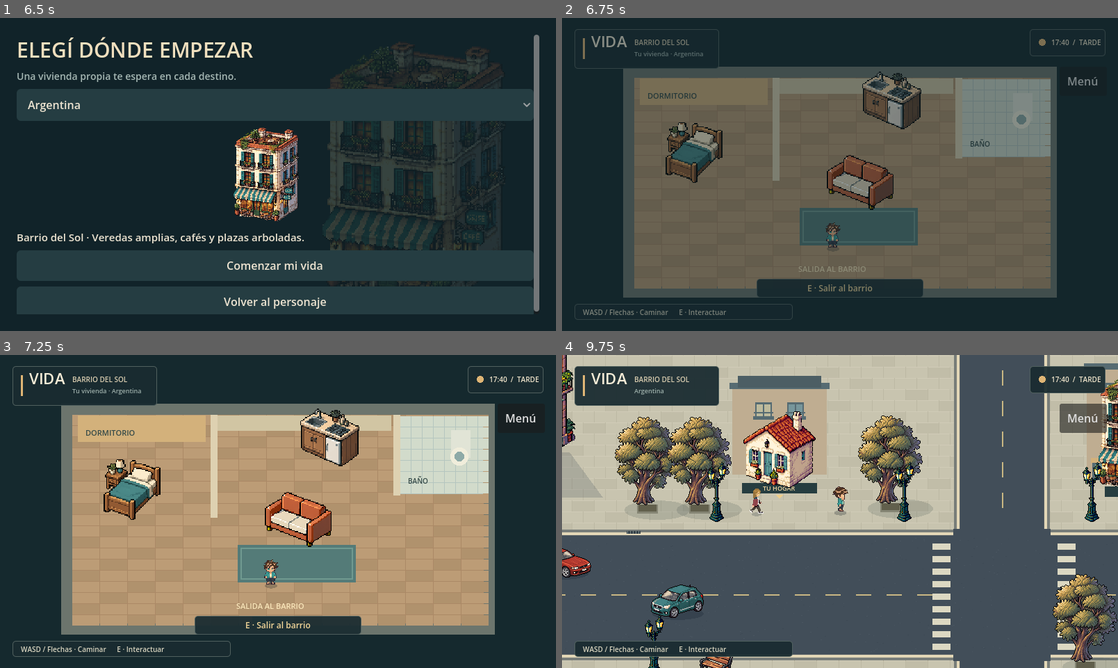
Above: before the commit, frames 1-4 (two rows, left to right).
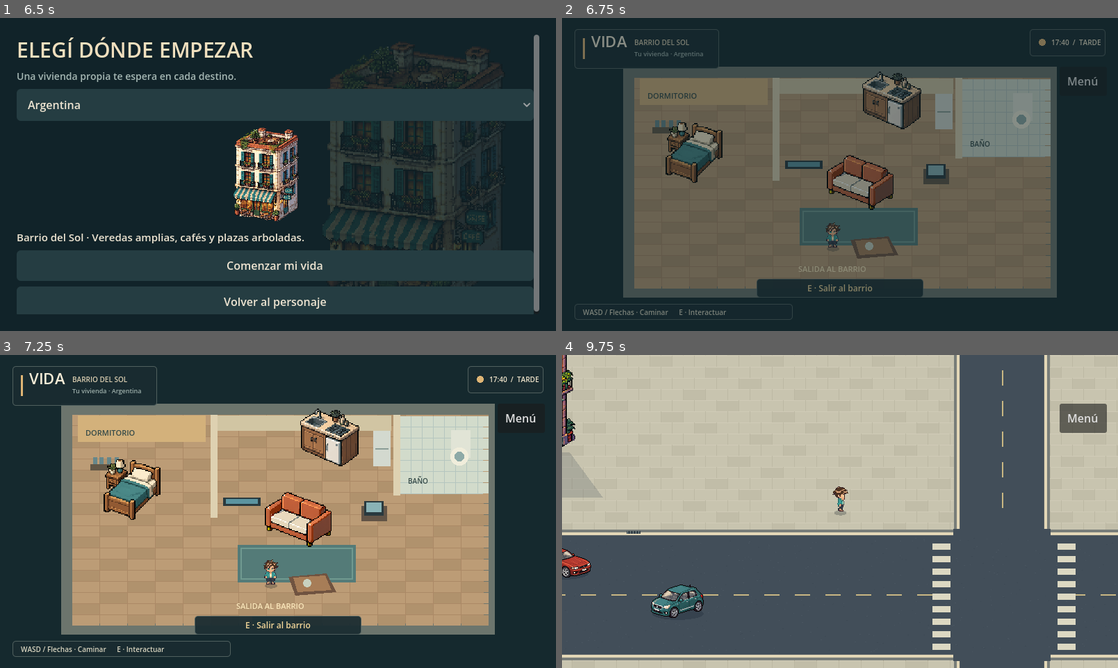
Above: after the commit, the same moments.

Repository: AgustinWojtyszyn/Life--simulador-de-vida
Game: Godot game, scene res://scenes/app.tscn
The game is run twice, just before and just after one commit, with the same random seed, the same clock (stepped at 60 frames per second) and the same inputs.
Inputs (mouse positions are in pixels of both pictures, inside the frame that each line leads up to):
- Up to frame 1 (6.5 s): click "Nueva partida" at 0.5 s; click "Hombre" at 1.25 s; click "Clara" at 2 s; click "Natural" at 2.75 s; click "Castaño" at 3.5 s; click "Turquesa" at 4.25 s; click "Gris" at 5 s; click "Continuar → Elegir país" at 5.75 s
- Up to frame 2 (6.75 s): click "Comenzar mi vida" at 6.5 s
- Up to frame 3 (7.25 s): no input
- Up to frame 4 (9.75 s): click "Menú" at 7.25 s; click "Seguir jugando" at 8 s; tap Enter at 8.75 s; move the mouse to (962, 495) at 8.77 s; hold D (move_right) 8.78-9.5 s; tap E (interact) at 8.85 s; click (962, 495) at 8.92 s; drag from (728, 527) to (812, 574) at 9.52 s

Frame 1 is identical in both runs. In frame 2, 1.2% of the frame differs, in the area x 16-71%, y 24-77%; in frame 3, 1.3%; in frame 4, 23%, in the area x 2-100%, y 2-100%.
Error after the commit: Invalid assignment of property or key 'route_points' with value of type 'Array[Vector2]' on a base object of type 'AnimatableBody2D (city_vehicle.gd)'. (res://…

Commit message:
feat: expand home and add visitable local interiors

Diff:
--- /dev/null
+++ b/scenes/shop.tscn
@@ -0,0 +1,7 @@
+[gd_scene load_steps=3 format=3]
+[ext_resource type="Script" path="res://scripts/shop_interior.gd" id="1"]
+[ext_resource type="PackedScene" path="res://scenes/player.tscn" id="2"]
+[node name="Shop" type="Node2D"]
+script = ExtResource("1")
+[node name="Player" parent="." instance=ExtResource("2")]
+position = Vector2(390, 330)
--- a/scripts/app.gd
+++ b/scripts/app.gd
@@ -40,7 +40,7 @@
 		remove_child(world)
 		world.queue_free()
 	get_tree().paused = false
-	var scene := HomeSystem.INTERIOR_SCENE if WorldManager.location == "home" else "res://scenes/playground.tscn"
+	var scene := HomeSystem.INTERIOR_SCENE if WorldManager.location == "home" else "res://scenes/shop.tscn" if WorldManager.location in ["shop", "cafe"] else "res://scenes/playground.tscn"
 	world = load(scene).instantiate()
 	world.process_mode = Node.PROCESS_MODE_PAUSABLE
 	add_child(world)
--- a/scripts/building.gd
+++ b/scripts/building.gd
@@ -10,6 +10,7 @@
 var is_home := false
 var variant: Dictionary = {}
 var country_id := "ar"
+var interior_type := ""
 
 func _ready() -> void:
 	var sprite := Sprite2D.new()
@@ -21,8 +22,12 @@
 	add_child(sprite)
 	set_meta("building_mode", Access.keys()[access])
 	if access != Access.EXTERIOR_ONLY:
-		var door := Node2D.new()
+		var door := InteractionTarget.new()
 		door.position = Vector2(0, 16)
+		door.label = "Entrar a tu vivienda" if is_home else "Entrar a " + title if interior_type != "" else "Consultar " + title
+		door.action = "enter_home" if is_home else "enter_" + interior_type if interior_type != "" else "shop"
+		door.detail = title
+		door.target_id = building_id
 		door.set_meta("prompt", "Entrar a tu vivienda" if is_home else "Consultar " + title)
 		door.set_meta("action", "enter_home" if is_home else "shop")
 		door.set_meta("id", building_id)
--- a/scripts/home.gd
+++ b/scripts/home.gd
@@ -12,6 +12,11 @@
 	furniture("sofa", Vector2(430, 280), Vector2(134, 90), Rect2(380, 254, 100, 20))
 	furniture("kitchen", Vector2(478, 166), Vector2(144, 96), Rect2(419, 124, 118, 35))
 	add_target(Vector2(260, 245), "Descansar en tu cama", "rest", WorldManager.profile.home_id + "_bed")
+	add_target(Vector2(352, 270), "Mirar televisión", "tv", "tv")
+	add_target(Vector2(535, 266), "Usar la computadora", "pc", "pc")
+	add_target(Vector2(478, 207), "Abrir la heladera", "fridge", "fridge")
+	add_target(Vector2(436, 335), "Comer en la mesa", "eat", "table")
+	add_target(Vector2(440, 305), "Descansar en el sofá", "rest", "sofa")
 	add_target(Vector2(390, 362), "Salir al barrio", "exit_home", WorldManager.profile.home_id + "_exit")
 	var camera: Camera2D = $Player/Camera2D
 	camera.limit_right = 800
@@ -54,12 +59,11 @@
 	add_solid(footprint)
 
 func add_target(at: Vector2, title: String, action: String, id: String) -> void:
-	var target := Node2D.new()
+	var target := InteractionTarget.new()
 	target.position = at
-	target.set_meta("prompt", title)
-	target.set_meta("action", action)
-	target.set_meta("id", id)
-	target.add_to_group("interactables")
+	target.label = title
+	target.action = action
+	target.target_id = id
 	add_child(target)
 
 func _draw() -> void:
@@ -84,6 +88,20 @@
 	draw_rect(Rect2(303, 86, 10, 148), Color("ded1b1"))
 	draw_rect(Rect2(566, 86, 10, 116), Color("ded1b1"))
 	draw_rect(Rect2(363, 375, 54, 15), Color("598381"))
+	# Small readable fixtures share the room's palette and respect its walkways.
+	draw_rect(Rect2(321, 205, 54, 12), Color("29393e"))
+	draw_rect(Rect2(325, 207, 46, 7), Color("5b94a0")) # TV
+	draw_rect(Rect2(520, 217, 37, 22), Color("625446"))
+	draw_rect(Rect2(524, 210, 28, 21), Color("29393e"))
+	draw_rect(Rect2(527, 212, 22, 14), Color("8ab3b6")) # PC
+	draw_rect(Rect2(537, 109, 25, 51), Color("d3d9cf"))
+	draw_line(Vector2(540, 135), Vector2(559, 135), Color("8b9d97"), 2) # fridge
+	draw_colored_polygon(PackedVector2Array([Vector2(415, 319), Vector2(470, 314), Vector2(484, 341), Vector2(425, 346)]), Color("705340"))
+	draw_colored_polygon(PackedVector2Array([Vector2(422, 320), Vector2(468, 317), Vector2(477, 338), Vector2(428, 341)]), Color("a77d57")) # table
+	draw_circle(Vector2(442, 328), 6, Color("c8d1bf"))
+	draw_rect(Rect2(130, 157, 48, 9), Color("625746")) # bedroom shelf
+	for x in [134, 143, 154, 165]:
+		draw_rect(Rect2(x, 147, 6, 10), Color("66878b"))
 	var font := ThemeDB.fallback_font
 	draw_string(font, Vector2(123, 116), "DORMITORIO", HORIZONTAL_ALIGNMENT_LEFT, -1, 11, Color("354a48"))
 	draw_string(font, Vector2(587, 185), "BAÑO", HORIZONTAL_ALIGNMENT_LEFT, -1, 10, Color("354a48"))
--- a/scripts/playground.gd
+++ b/scripts/playground.gd
@@ -64,6 +64,24 @@
 			vehicle.cruise_speed = 62.0 + i * 5.0
 			vehicle.player = $Player
 			add_child(vehicle)
+	# A second circuit turns through both intersections and the southern street.
+	# Chamfered waypoints keep vehicles in paved space through each turn.
+	var east_lane := WorldManager.district.side_street_x + WorldManager.district.side_street_width * 0.5
+	var circuit: Array[Vector2] = [Vector2(920, 1170), Vector2(920, 550), Vector2(940, 508),
+		Vector2(1005, 480), Vector2(east_lane - 58, 480), Vector2(east_lane - 16, 500),
+		Vector2(east_lane, 550), Vector2(east_lane, 1118), Vector2(east_lane - 18, 1152),
+		Vector2(east_lane - 60, 1180), Vector2(1000, 1180), Vector2(948, 1160)]
+	for i in 2:
+		var vehicle := AnimatableBody2D.new()
+		vehicle.set_script(Vehicle)
+		vehicle.name = "Circuit_%s" % i
+		vehicle.model = "taxi" if i == 0 else "van"
+		vehicle.route_points = circuit
+		vehicle.route_index = 1 if i == 0 else 7
+		vehicle.position = circuit[0] if i == 0 else circuit[6]
+		vehicle.cruise_speed = 47.0 if i == 0 else 38.0
+		vehicle.player = $Player
+		add_child(vehicle)
 	for p in [Vector2(67, 341), Vector2(557, 333), Vector2(800, 338),
 		Vector2(1035, 340), Vector2(1360, 354), Vector2(126, 713),
 		Vector2(292, 699), Vector2(708, 705), Vector2(122, 906), Vector2(708, 906), Vector2(1390, 932)]:
@@ -179,6 +197,7 @@
 		building.position = slot.position
 		building.building_id = country.id + "_building_" + str(index)
 		building.is_home = slot.kind == "home"
+		building.interior_type = ("cafe" if index % 2 else "shop") if slot.kind == "shop" else ""
 		building.access = CityBuilding.Access.ENTERABLE if slot.mode == "ENTERABLE" else CityBuilding.Access.INTERACTABLE if slot.mode == "INTERACTABLE" else CityBuilding.Access.EXTERIOR_ONLY
 		building.title = country.shop_names[2] if slot.kind == "clinic" else country.shop_names[4] if slot.kind == "office" else country.home_kind.to_upper() if slot.kind == "house" else country.shop_names[index % 2]
 		building.country_id = country.id
--- /dev/null
+++ b/scripts/shop_interior.gd
@@ -0,0 +1,59 @@
+extends Node2D
+
+func _ready() -> void:
+	y_sort_enabled = true
+	texture_filter = CanvasItem.TEXTURE_FILTER_NEAREST
+	$Player/Camera2D.limit_right = 800
+	$Player/Camera2D.limit_bottom = 450
+	for entry in [
+		[Vector2(390, 359), "Salir al barrio", "exit_home", "exit"],
+		[Vector2(228, 245), "Comprar provisiones", "shop", "shelf"],
+		[Vector2(550, 250), "Tomar algo", "coffee", "counter"],
+	]:
+		var point := InteractionTarget.new()
+		point.position = entry[0]
+		point.label = entry[1]
+		point.action = entry[2]
+		point.target_id = entry[3]
+		point.detail = "el local"
+		add_child(point)
+	var layer := CanvasLayer.new()
+	var hud := Control.new()
+	hud.set_script(preload("res://scripts/city_hud.gd"))
+	hud.mouse_filter = Control.MOUSE_FILTER_IGNORE
+	layer.add_child(hud)
+	add_child(layer)
+	var interactions := Node.new()
+	interactions.name = "Interactions"
+	interactions.set_script(preload("res://scripts/city_interactions.gd"))
+	interactions.hud = hud
+	add_child(interactions)
+
+func _draw() -> void:
+	var cafe := WorldManager.location == "cafe"
+	var accent: Color = WorldManager.country.accent
+	draw_rect(Rect2(0, 0, 800, 450), Color("172d31"))
+	draw_rect(Rect2(86, 64, 628, 340), Color("d5c3a5"))
+	draw_rect(Rect2(102, 80, 596, 308), Color("8d7762"))
+	for y in range(80, 388, 24):
+		for x in range(102, 698, 36):
+			draw_rect(Rect2(x + (12 if y % 48 else 0), y, 35, 23), Color("9b856b") if x % 3 else Color("a48d73"))
+	draw_rect(Rect2(109, 82, 582, 29), accent)
+	draw_string(ThemeDB.fallback_font, Vector2(280, 103), "CAFETERÍA" if cafe else "MERCADO", HORIZONTAL_ALIGNMENT_CENTER, 240, 17, Color("293b3c"))
+	for i in 4:
+		var x := 133 + i * 92
+		draw_rect(Rect2(x, 151, 58, 94), Color("584f46"))
+		for row in 3:
+			draw_rect(Rect2(x + 5, 158 + row * 28, 48, 21), Color("c5ad7b") if cafe else Color("8ca996"))
+			draw_rect(Rect2(x + 4, 178 + row * 28, 50, 3), Color("463e39"))
+	draw_rect(Rect2(501, 161, 136, 47), Color("554438"))
+	draw_rect(Rect2(497, 178, 144, 49), Color("956b4f"))
+	draw_rect(Rect2(506, 182, 126, 19), Color("bd9672"))
+	if cafe:
+		for x in [526, 561, 596]:
+			draw_circle(Vector2(x, 170), 9, Color("e4d4ad"))
+	else:
+		draw_rect(Rect2(533, 155, 56, 25), Color("354e50"))
+		draw_rect(Rect2(536, 158, 50, 18), Color("91aca6"))
+	draw_rect(Rect2(365, 381, 50, 12), Color("d6ba8b"))
+	draw_string(ThemeDB.fallback_font, Vector2(330, 378), "SALIDA", HORIZONTAL_ALIGNMENT_CENTER, 120, 12, Color("f1e2c5"))
--- a/scripts/systems/save_system.gd
+++ b/scripts/systems/save_system.gd
@@ -48,7 +48,7 @@
 	if country not in ["ar", "us", "jp", "it", "br"]:
 		return false
 	var p = data.get("position")
-	return p is Array and p.size() == 2 and (p[0] is float or p[0] is int) and (p[1] is float or p[1] is int) and is_finite(float(p[0])) and is_finite(float(p[1])) and data.get("location") in ["home", "street"]
+	return p is Array and p.size() == 2 and (p[0] is float or p[0] is int) and (p[1] is float or p[1] is int) and is_finite(float(p[0])) and is_finite(float(p[1])) and data.get("location") in ["home", "street", "shop", "cafe"]
 
 func has_save() -> bool:
 	return not read_save().is_empty()
--- a/scripts/systems/world_manager.gd
+++ b/scripts/systems/world_manager.gd
@@ -7,6 +7,7 @@
 var district: DistrictData
 var location := "home"
 var spawn_position := HomeSystem.INTERIOR_SPAWN
+var return_position := Vector2.ZERO
 var active_world: Node2D
 var playing := false
 var basic_state := {"rested": false}
@@ -31,6 +32,7 @@
 	profile = new_profile
 	select_country(id)
 	location = "home"
+	return_position = Vector2.ZERO
 	spawn_position = HomeSystem.INTERIOR_SPAWN
 	basic_state = {"rested": false}
 	playing = true
@@ -44,7 +46,9 @@
 	profile = PlayerProfile.from_dict(data.profile)
 	select_country(profile.country_id)
 	location = data.location
-	var limit := Vector2(800, 450) if location == "home" else district.world_size
+	var return_data: Array = data.get("return_position", [])
+	return_position = Vector2(float(return_data[0]), float(return_data[1])) if return_data.size() == 2 else Vector2.ZERO
+	var limit := Vector2(800, 450) if location != "street" else district.world_size
 	spawn_position = Vector2(float(data.position[0]), float(data.position[1])).clamp(Vector2(24, 24), limit - Vector2(24, 24))
 	basic_state = data.get("state", {"rested": false}) if data.get("state") is Dictionary else {"rested": false}
 	settings = data.get("settings", settings) if data.get("settings", settings) is Dictionary else settings
@@ -53,11 +57,12 @@
 	return true
 
 func travel(destination: String) -> void:
-	if destination not in ["home", "street"]:
+	if destination not in ["home", "street", "shop", "cafe"]:
 		return
+	var previous := location
 	location = destination
 	var home := HomeSystem.starter_home(country)
-	spawn_position = home.interior_spawn if destination == "home" else home.street_spawn
+	spawn_position = home.interior_spawn if destination == "home" else Vector2(390, 330) if destination in ["shop", "cafe"] else return_position if previous in ["shop", "cafe"] and return_position != Vector2.ZERO else home.street_spawn
 	travel_requested.emit()
 	LifeEvents.location_changed.emit(country.id, district.id, location)
 
@@ -68,7 +73,7 @@
 	var pos := player.position
 	if player.seated:
 		pos = active_world.get_node("Interactions").stand_position
-	var result := SaveSystem.write_save({"profile": profile.to_dict(), "location": location, "position": [pos.x, pos.y], "settings": settings, "state": basic_state})
+	var result := SaveSystem.write_save({"profile": profile.to_dict(), "location": location, "position": [pos.x, pos.y], "return_position": [return_position.x, return_position.y], "settings": settings, "state": basic_state})
 	if result:
 		LifeEvents.game_saved.emit()
 	return result
